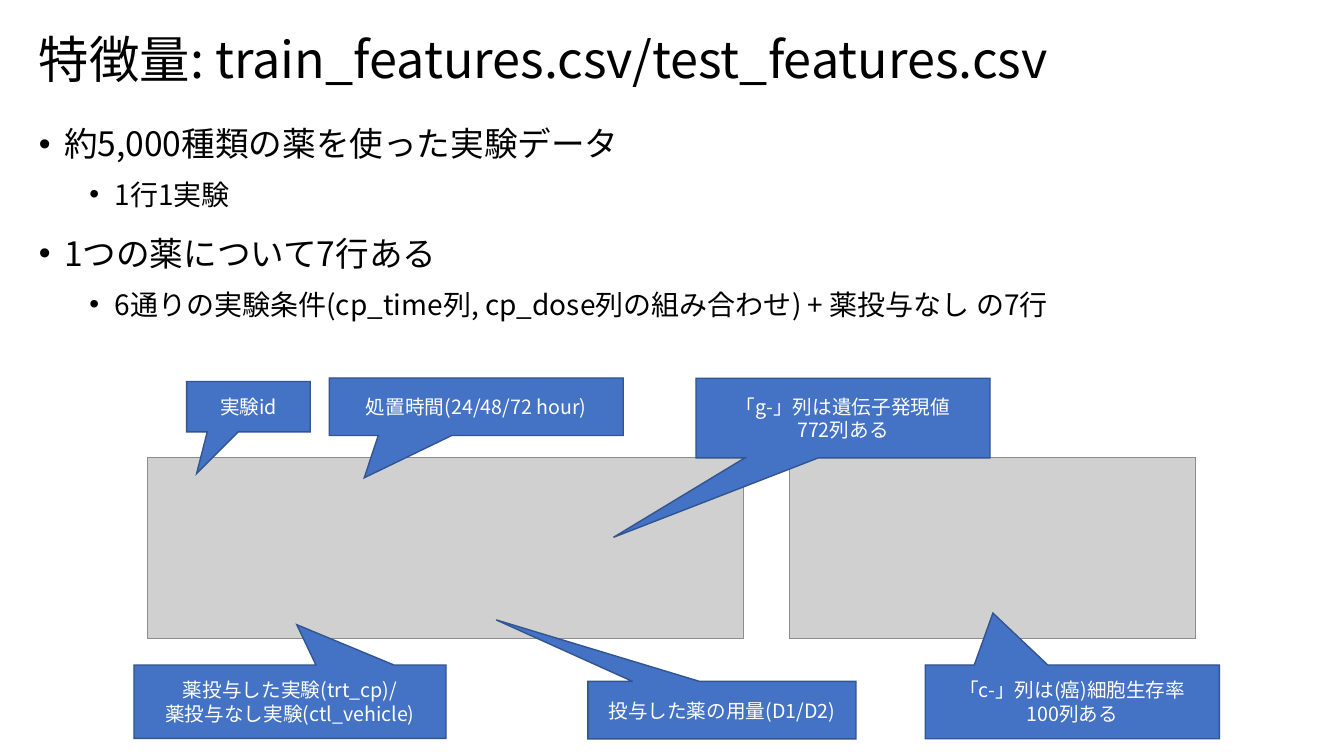
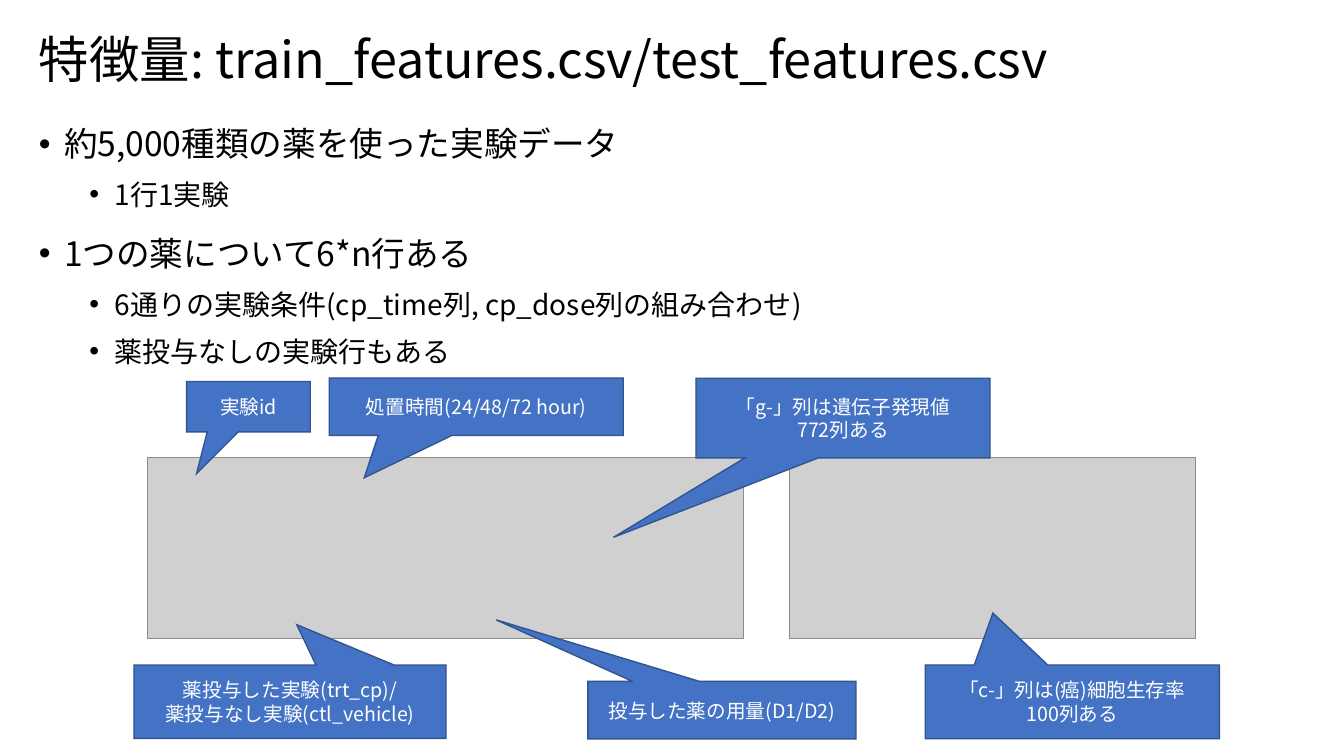
Before and after one commit to riron1206/kaggle_MoA, a slide deck: slide 4 of Kaggle_MoA.pptx. Drawn at 1344x756 pixels with LibreOffice and Linux fonts; fonts in the diff are those of the drawing; grey boxes stand for pictures. Boxes give left, top, right and bottom in pixels: in the first picture for what was removed or moved away, otherwise in the second. Text is boxed around its words. In the diff, an @@ line names an element or a change of style, - is before the commit and + after.

Commit message:
edit PPT from my_PC

```diff
--- a/Kaggle_MoA.pptx
+++ b/Kaggle_MoA.pptx
@@ text at (x1=64, y1=237, x2=801, y2=365): text changed @@
-• 1つの薬について7行ある
-  • 6通りの実験条件(cp_time列, cp_dose列の組み合わせ) + 薬投与なし の7行
+• 1つの薬について6*n行ある
+  • 6通りの実験条件(cp_time列, cp_dose列の組み合わせ)
+  • 薬投与なしの実験行もある
```
Also in this commit, not shown: 1 other slide changed.
